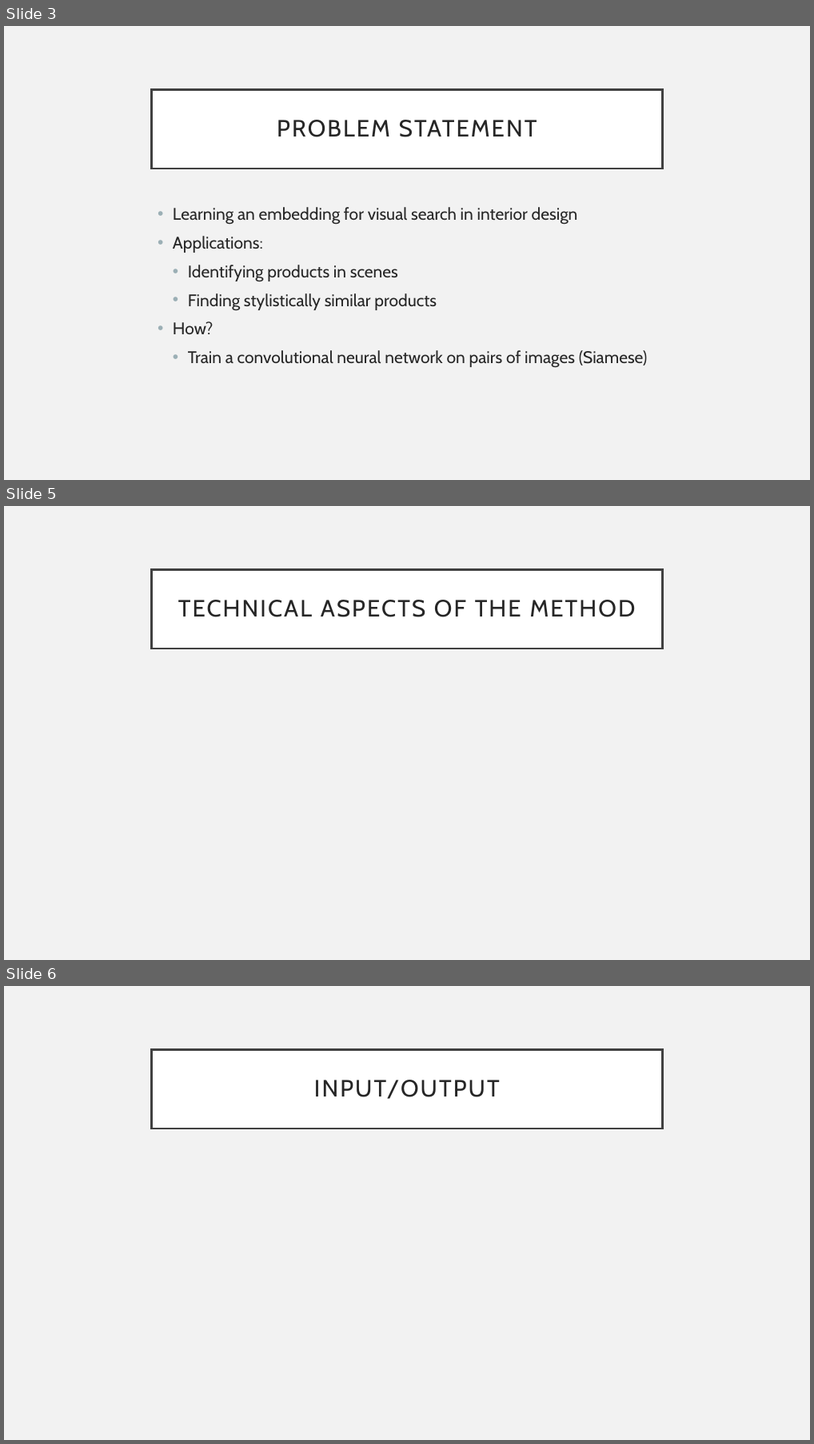
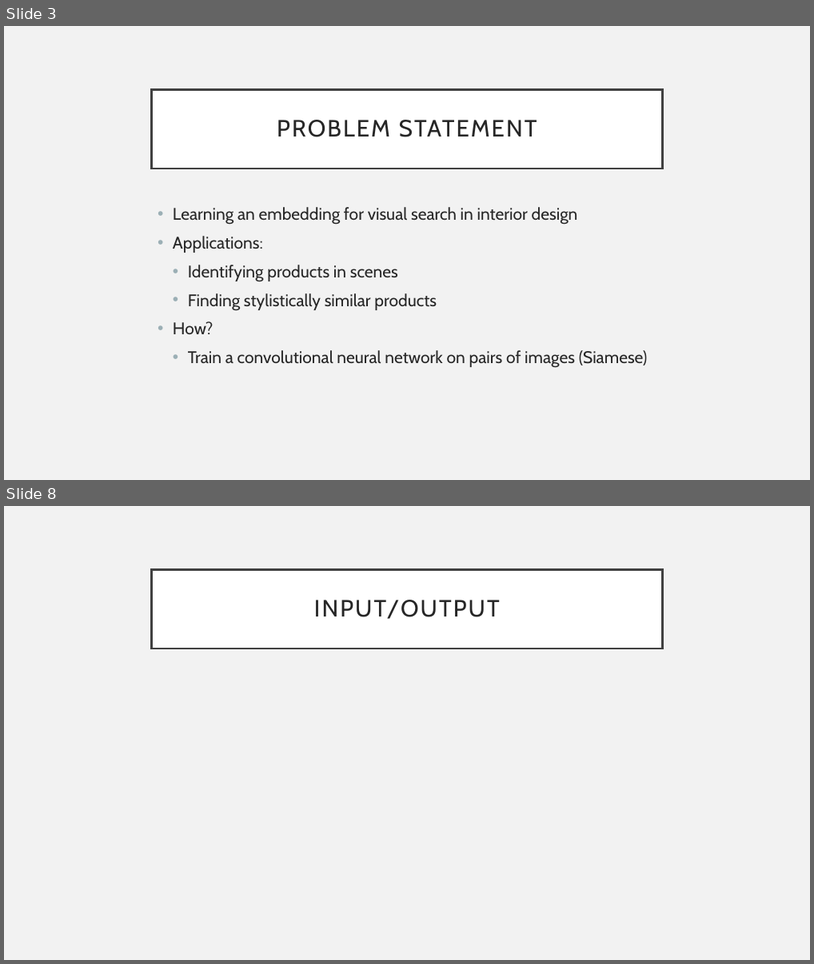
Before and after one commit to abhaydoke09/Deep-Learning-3D-shape-representations-classification, a slide deck: presentation/presentation.pptx. Shown one above the other, each under a label of ours: slides 3, 5 and 6 before the commit, slides 3 and 8 after it; the slides between them are not shown. The pictures are 814x1444 and 814x964 pixels, drawn with LibreOffice and Linux fonts; fonts in the diff are those of the drawing. Boxes give left, top, right and bottom in pixels: in the first picture for what was removed or moved away, otherwise in the second. Text is boxed around its words. In the diff, an @@ line names an element or a change of style, - is before the commit and + after.

```diff
--- a/presentation/presentation.pptx
+++ b/presentation/presentation.pptx
@@ slide 5 removed at (4, 506, 810, 960), background #F2F2F2 @@
@@ title removed at (152, 569, 662, 648) @@
-TECHNICAL ASPECTS OF THE METHOD
@@ what was slide 6 is now slide 8 @@
```
Also in this commit, not shown: 4 slides added, 1 other slide removed.
